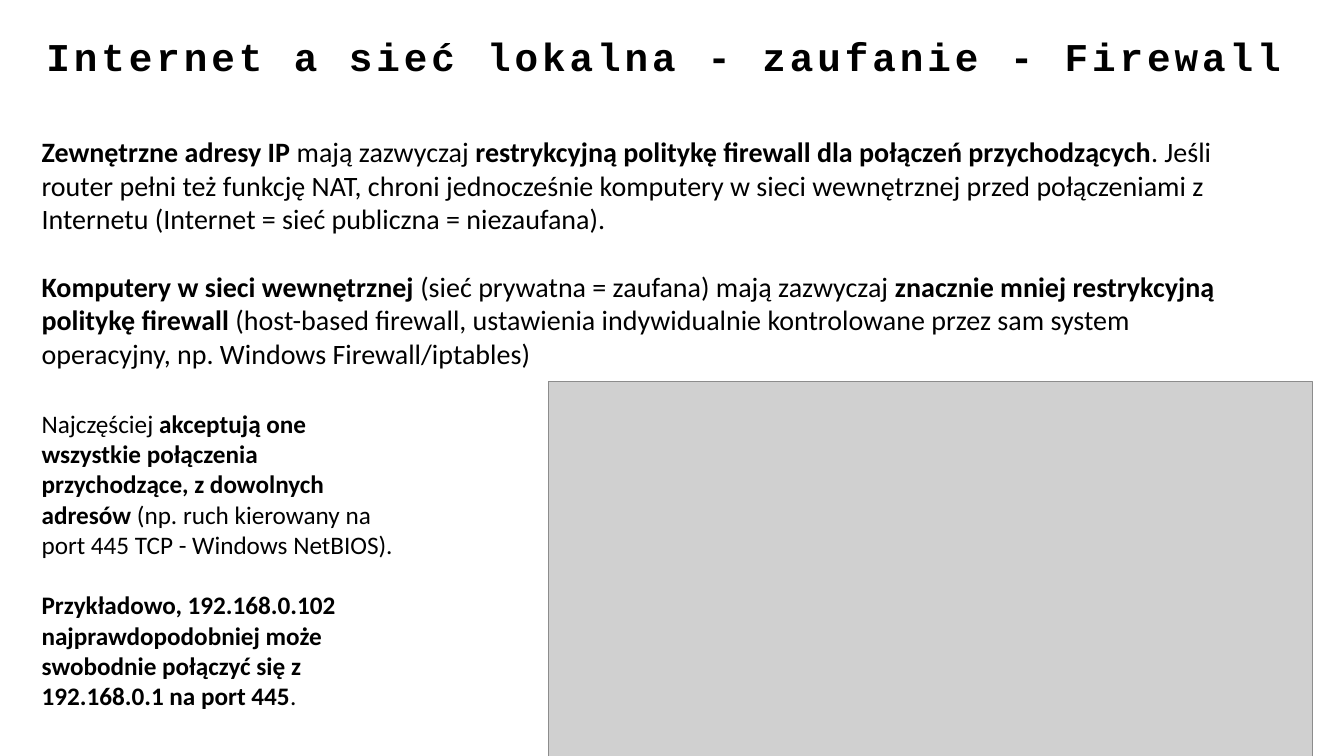
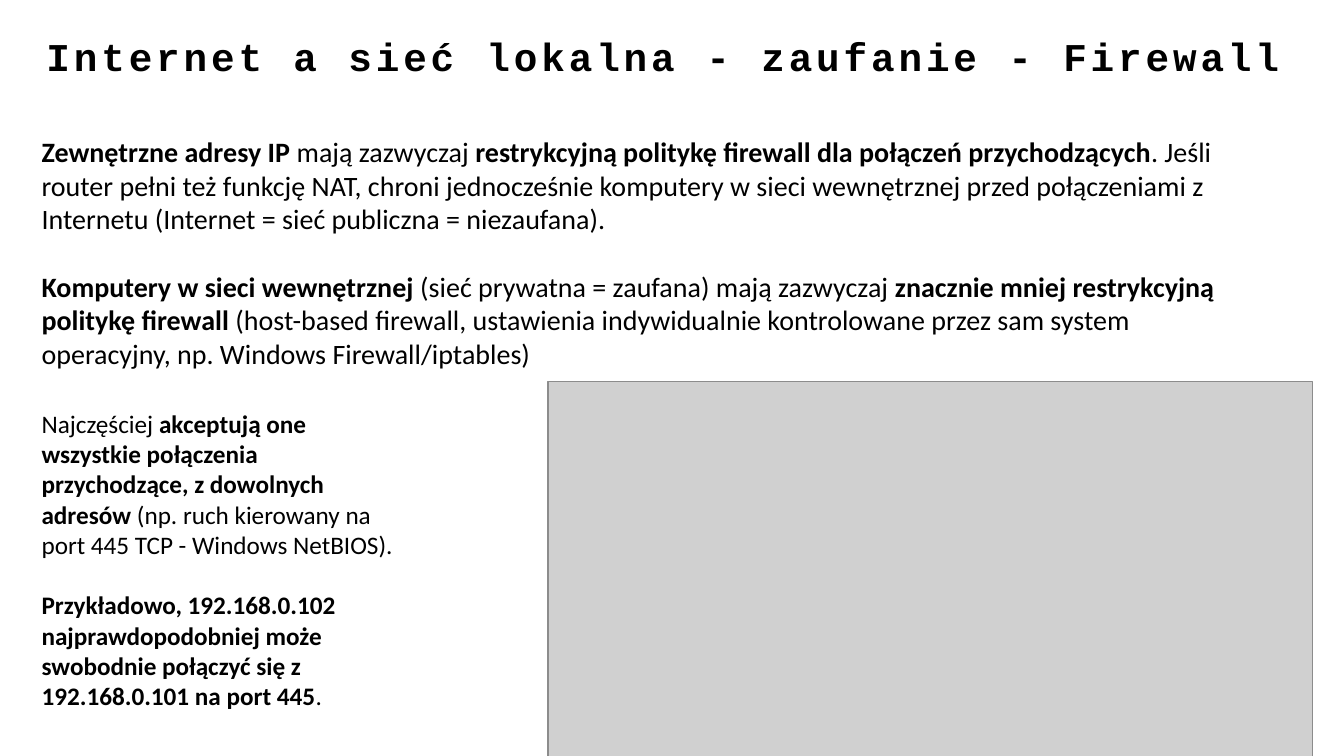
Before and after one commit to ewilded/DFIR, a slide deck: slide 19 of 1_Infrastruktura_IT.pptx. Drawn at 1344x756 pixels with LibreOffice and Linux fonts; fonts in the diff are those of the drawing; grey boxes stand for pictures. Boxes give left, top, right and bottom in pixels: in the first picture for what was removed or moved away, otherwise in the second. Text is boxed around its words. In the diff, an @@ line names an element or a change of style, - is before the commit and + after.

```diff
--- a/1_Infrastruktura_IT.pptx
+++ b/1_Infrastruktura_IT.pptx
@@ title "Internet a sieć lokalna - ..." at box(46, 43, 1279, 72): letter spacing 2.8 to 2.7 pt @@
@@ text at box(42, 596, 336, 709): text changed @@
-Przykładowo, 192.168.0.102 najprawdopodobniej może swobodnie połączyć się z 192.168.0.1 na port 445.
+Przykładowo, 192.168.0.102 najprawdopodobniej może swobodnie połączyć się z 192.168.0.101 na port 445.
```
Also in this commit, not shown: 20 other slides changed, 2 other files.
